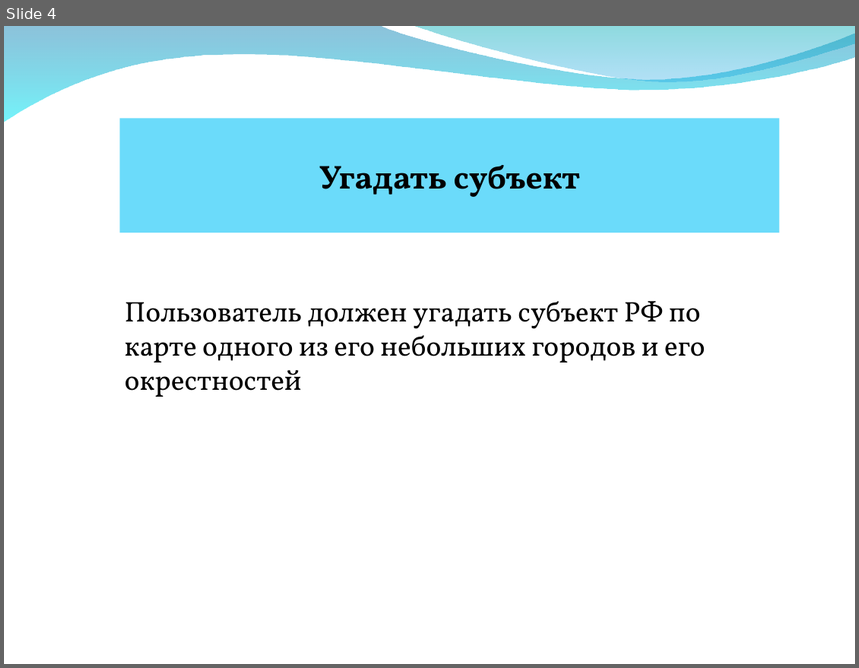
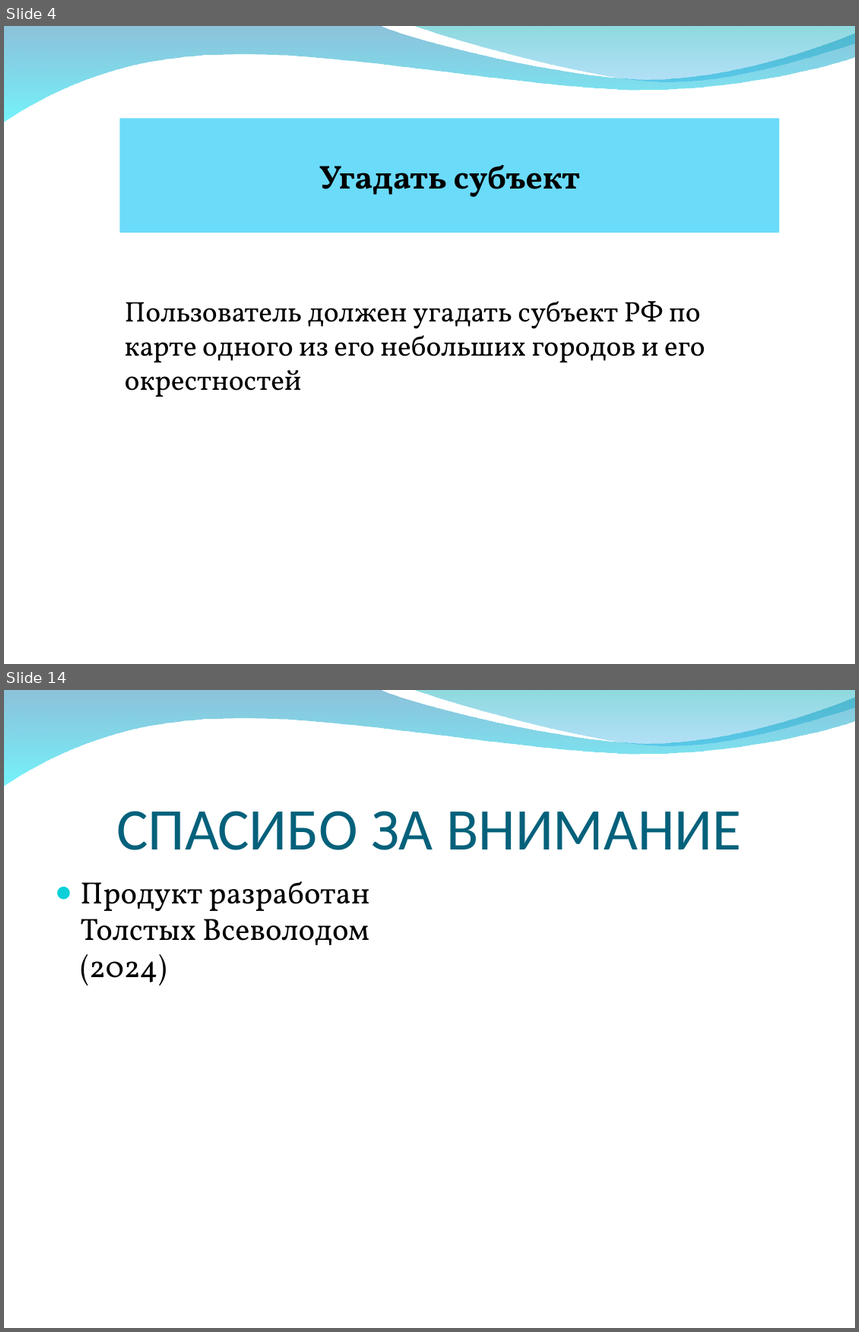
Before and after one commit to AverageEnjoyer2/geobotproject, a slide deck: презентация.ppt. Shown one above the other, each under a label of ours: slide 4 before the commit, slides 4 and 14 after it; the slides between them are not shown. The pictures are 859x668 and 859x1332 pixels, drawn with LibreOffice and Linux fonts; fonts in the diff are those of the drawing; background and template pictures are left out. Boxes give left, top, right and bottom in pixels: in the first picture for what was removed or moved away, otherwise in the second. Text is boxed around its words. In the diff, an @@ line names an element or a change of style, - is before the commit and + after.

```diff
--- a/презентация.ppt
+++ b/презентация.ppt
@@ slide 14 added at box(4, 690, 855, 1328), background picture (left out); not listed: 2 template elements that a slide beside it also shows @@
@@ title added at box(116, 811, 741, 850), 50 pt, text #04617B @@
+СПАСИБО ЗА ВНИМАНИЕ
@@ text added at box(80, 882, 370, 986), 26 pt, text #000000 @@
+● Продукт разработан Толстых Всеволодом (2024)
```
Also in this commit, not shown: 2 slides changed, 9 other slides added, 3 other files.
